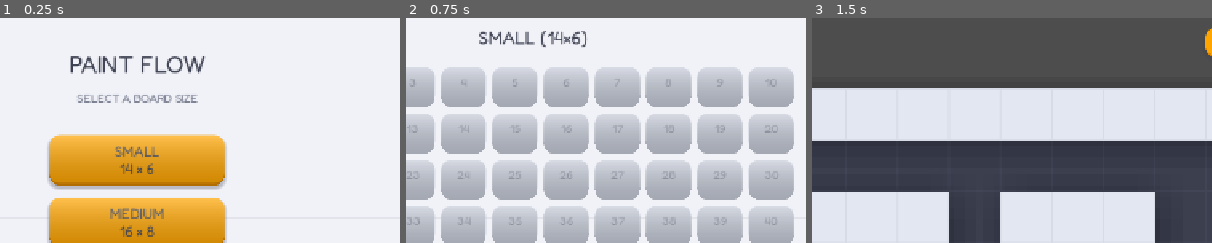
Above: before the commit, frames 1-3 (left to right).
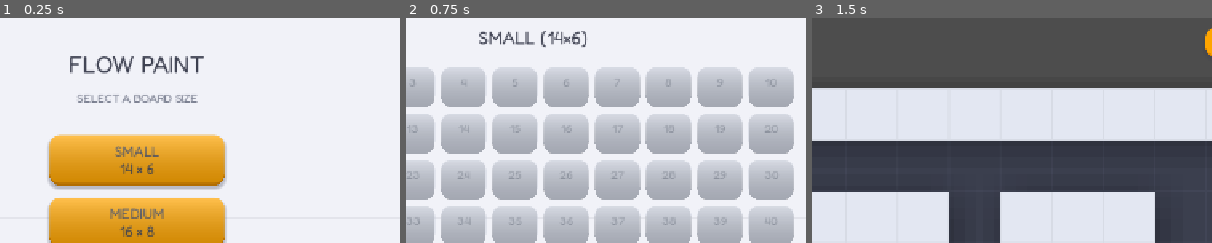
Above: after the commit, the same moments.

Repository: wheelibin/maze-fill
Game: Godot game, scene res://size_select.tscn
The game is run twice, just before and just after one commit, with the same random seed, the same clock (stepped at 60 frames per second) and the same inputs.
Inputs:
- Up to frame 1 (0.25 s): no input
- Up to frame 2 (0.75 s): click "SMALL 14 × 6" at 0.5 s
- Up to frame 3 (1.5 s): click "1" at 1.25 s
The pictures show only the part of the screen within x 33-83%, y 0-50%; the shares and areas given below are measured in that part.

The runs differ from the first frame. In frame 1, 1.6% of the frame differs, in the area x 17-52%, y 16-25%; in frame 2, nothing differs; in frame 3, nothing differs.

Commit message:
rename to "Flow Paint" and update assets

Diff:
--- a/project.godot
+++ b/project.godot
@@ -10,7 +10,7 @@
 
 [application]
 
-config/name="Paint Flow"
+config/name="Flow Paint"
 run/main_scene="res://size_select.tscn"
 config/features=PackedStringArray("4.7", "GL Compatibility")
 boot_splash/bg_color=Color(0.953, 0.949, 0.988, 1)
--- a/size_select.tscn
+++ b/size_select.tscn
@@ -35,7 +35,7 @@
 theme_override_font_sizes/font_size = 36
 theme_override_colors/font_color = Color(0.235, 0.247, 0.31, 1)
 horizontal_alignment = 1
-text = "PAINT FLOW"
+text = "FLOW PAINT"
 
 [node name="SubtitleLabel" type="Label" parent="CenterContainer/VBoxContainer"]
 layout_mode = 2
Binary file changed: icon_1024.png
Binary file changed: splash_landscape_1920x1080.png
Not shown, changed: PROJECT_GUIDE.md
